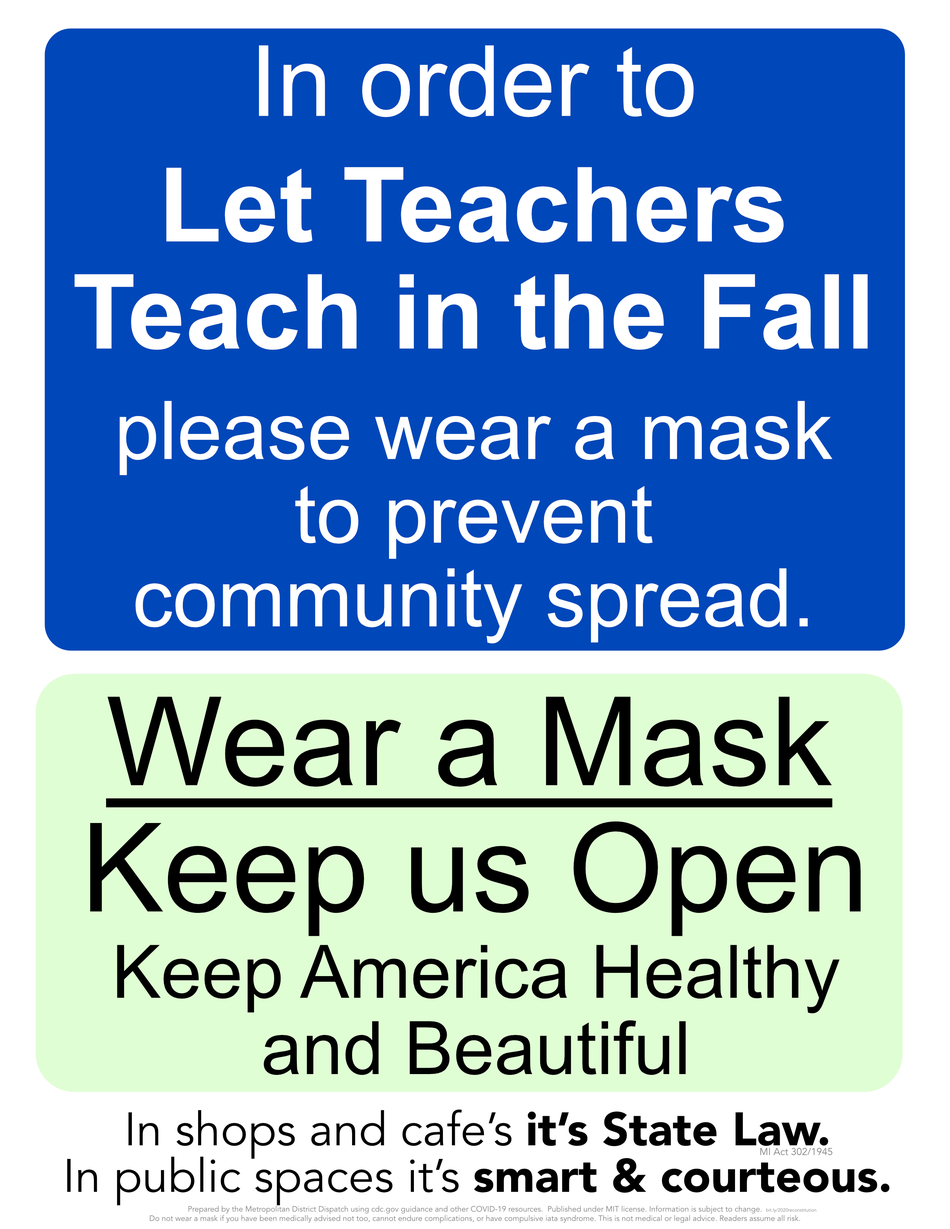
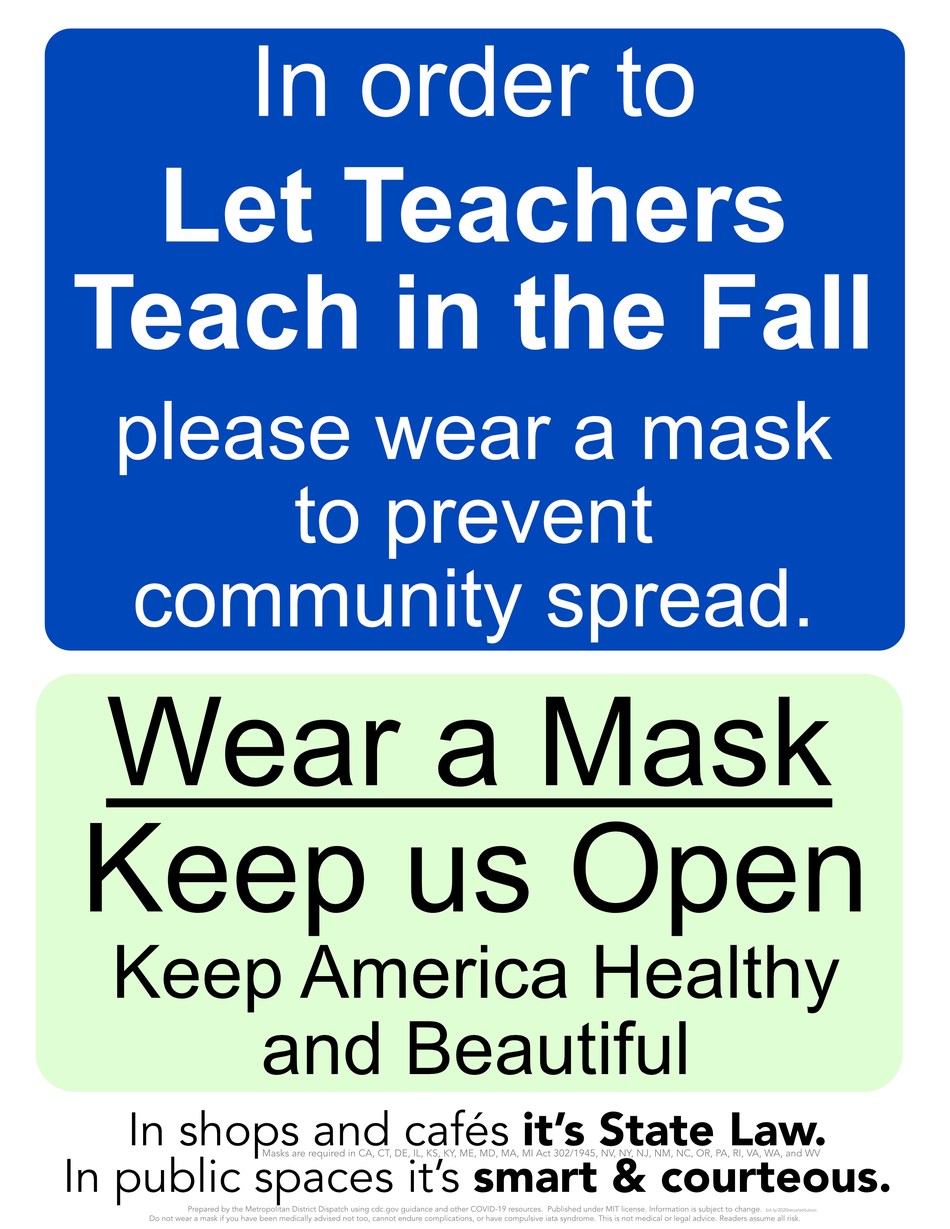
Layers edited between the first and the second 950x1229 image:
painted on (unnamed layer) (6th of 15, in (unnamed layer)) over (262, 1148, 833, 1160)
painted on (unnamed layer) (7th of 15, in (unnamed layer)) over (128, 1109, 829, 1160)
